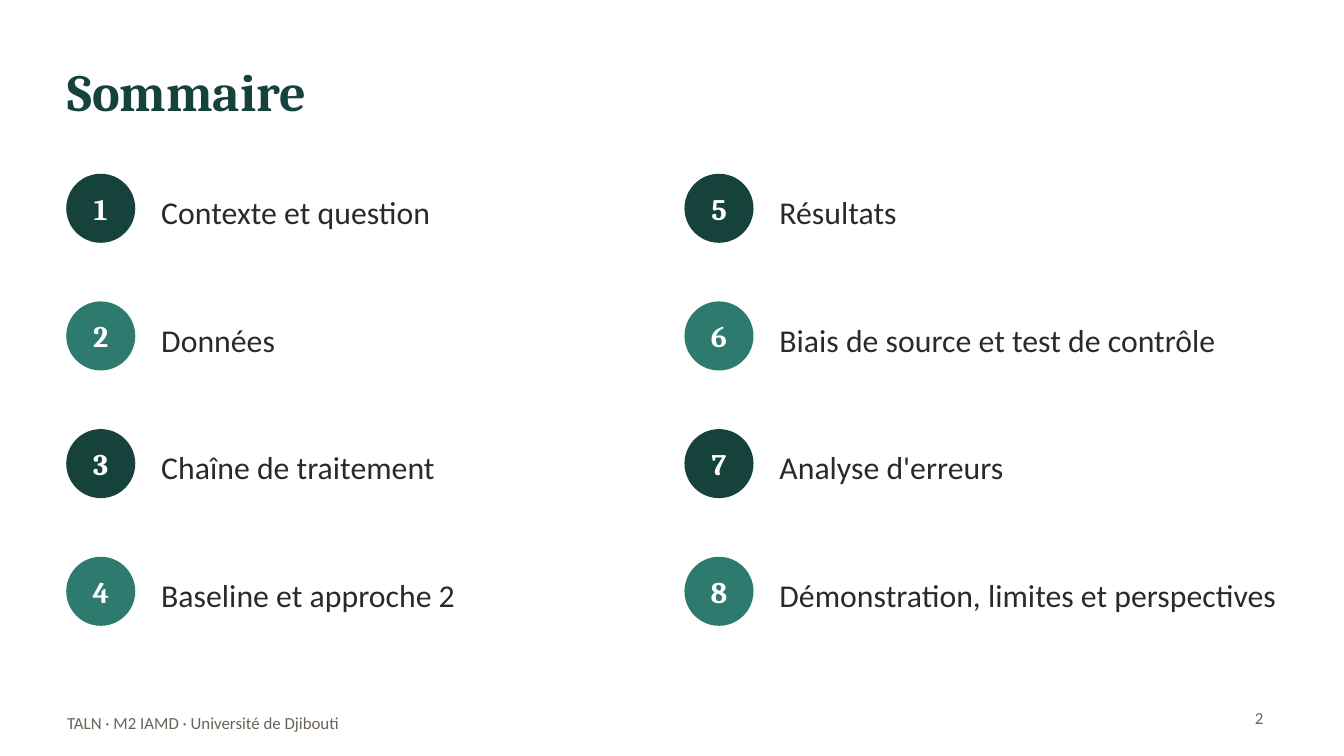
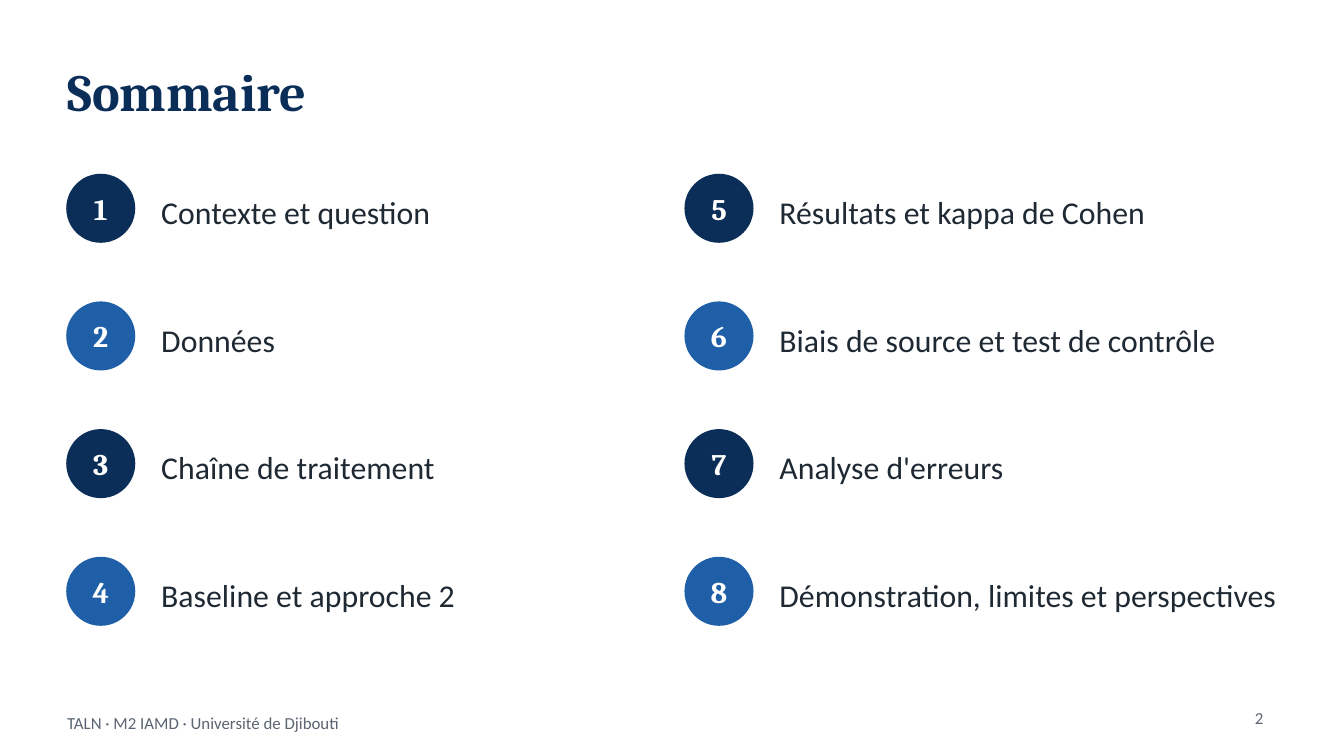
Before and after one commit to fatouu50/taln-classification-djibouti, a slide deck: slide 2 of rapport/Soutenance_TALN_Classification_thematique.pptx. Drawn at 1344x756 pixels with LibreOffice and Linux fonts; fonts in the diff are those of the drawing. Boxes give left, top, right and bottom in pixels: in the first picture for what was removed or moved away, otherwise in the second. Text is boxed around its words. In the diff, an @@ line names an element or a change of style, - is before the commit and + after.

```diff
--- a/rapport/Soutenance_TALN_Classification_thematique.pptx
+++ b/rapport/Soutenance_TALN_Classification_thematique.pptx
@@ title "Sommaire" at (x1=67, y1=75, x2=306, y2=112): text colour #16423C to #0B2E59 @@
@@ text at (x1=779, y1=202, x2=1145, y2=229): text changed; text colour #2B2A27 to #1F2933 @@
-Résultats
+Résultats et kappa de Cohen
@@ fill #16423C to #0B2E59; outline #16423C 1 pt to #0B2E59 1 pt in 4 elements at (x1=67, y1=175, x2=134, y2=242), (x1=67, y1=430, x2=134, y2=497), (x1=685, y1=175, x2=753, y2=242), (x1=685, y1=430, x2=753, y2=497) @@
@@ fill #2F7A6E to #1F5FA8; outline #2F7A6E 1 pt to #1F5FA8 1 pt in 4 elements at (x1=67, y1=302, x2=134, y2=370), (x1=67, y1=558, x2=134, y2=625), (x1=685, y1=302, x2=753, y2=370), (x1=685, y1=558, x2=753, y2=625) @@
@@ text "TALN · M2 IAMD · ..." at (x1=67, y1=717, x2=339, y2=732): text colour #6B6259 to #5A6472 @@
@@ page number at (x1=1255, y1=713, x2=1264, y2=724): text colour #6B6259 to #5A6472 @@
```
Also in this commit, not shown: 9 other slides changed, 2 slides added, 2 other files.
